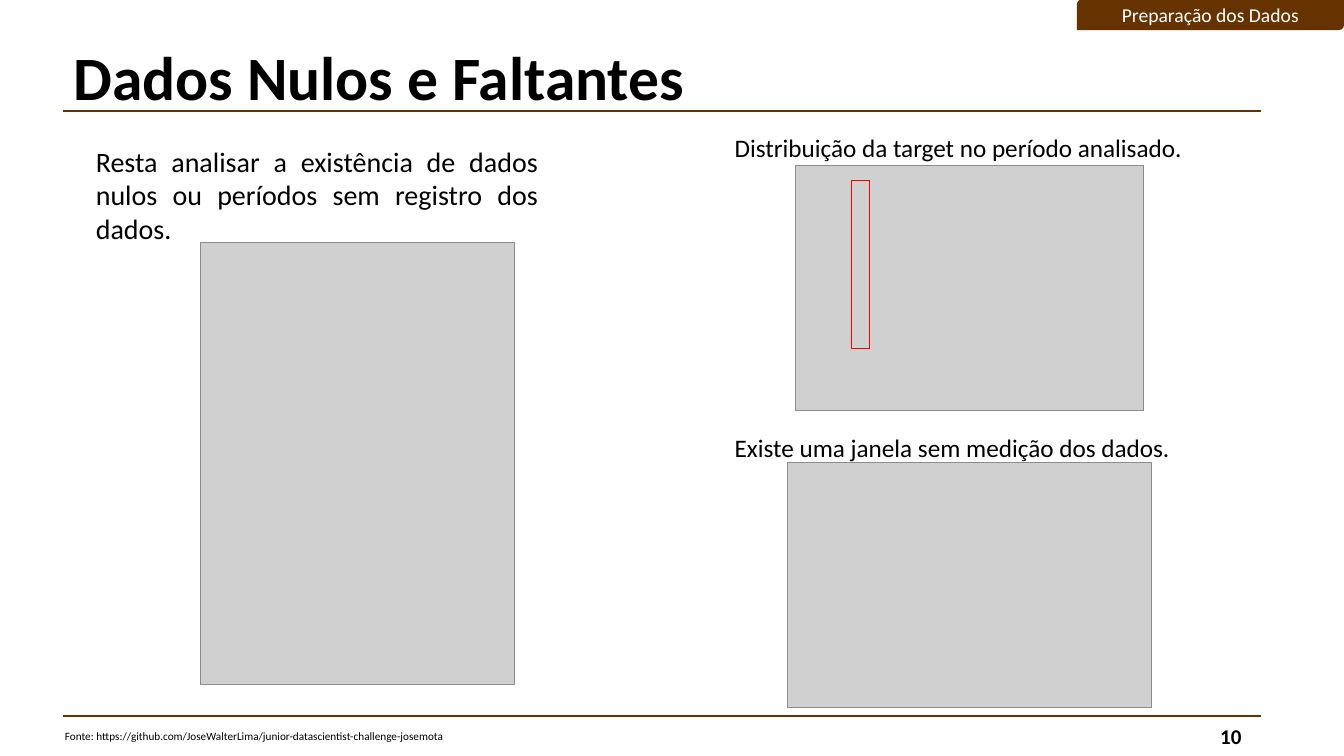
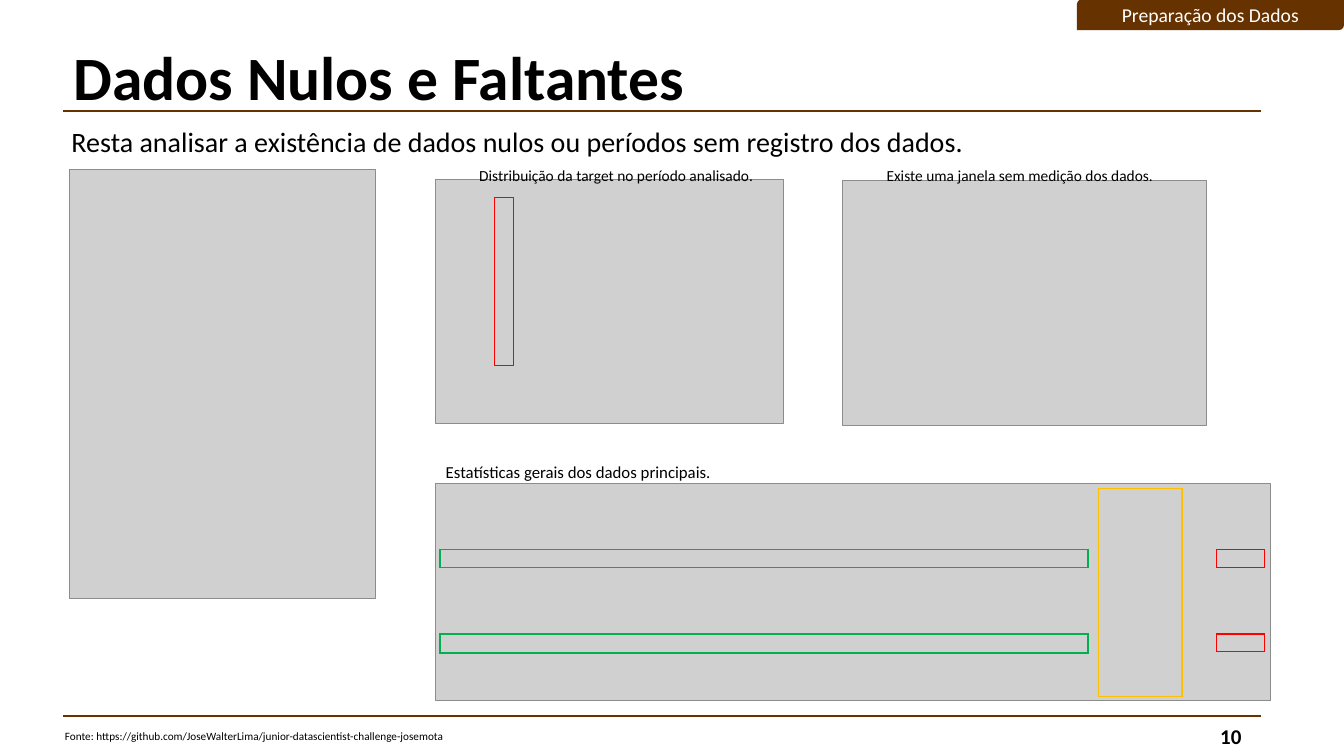
Before and after one commit to JoseWalterLima/junior-datascientist-challenge-josemota, a slide deck: slide 10 of ApresetançãoJWL.pptx. Drawn at 1344x756 pixels with LibreOffice and Linux fonts; fonts in the diff are those of the drawing; grey boxes stand for pictures. Boxes give left, top, right and bottom in pixels: in the first picture for what was removed or moved away, otherwise in the second. Text is boxed around its words. In the diff, an @@ line names an element or a change of style, - is before the commit and + after.

Commit message:
Ajuste estatísticas descritivas

```diff
--- a/ApresetançãoJWL.pptx
+++ b/ApresetançãoJWL.pptx
@@ text "Resta analisar a existência de ..." rewrapped from (x1=96, y1=152, x2=538, y2=240) to (x1=71, y1=132, x2=963, y2=157) @@
@@ picture resized from (x1=201, y1=242, x2=515, y2=685) to (x1=70, y1=169, x2=375, y2=599) @@
@@ picture moved from (x1=796, y1=166, x2=1143, y2=411) to (x1=436, y1=179, x2=783, y2=424) @@
@@ text "Distribuição da target no período ..." moved from (x1=735, y1=139, x2=1182, y2=162) to (x1=479, y1=168, x2=753, y2=184) @@
@@ text "Distribuição da target no período ..." at (x1=479, y1=168, x2=753, y2=184): size 18 to 11 pt @@
@@ text "Existe uma janela sem medição ..." at (x1=887, y1=168, x2=1153, y2=184): size 18 to 11 pt @@
@@ text "Existe uma janela sem medição ..." moved from (x1=735, y1=439, x2=1169, y2=464) to (x1=887, y1=168, x2=1153, y2=184) @@
@@ rectangle moved from (x1=851, y1=180, x2=870, y2=349) to (x1=495, y1=198, x2=514, y2=366) @@
@@ picture moved from (x1=787, y1=463, x2=1151, y2=708) to (x1=843, y1=180, x2=1207, y2=425) @@
@@ text added at (x1=446, y1=466, x2=711, y2=481), 12 pt, text #000000 @@
+Estatísticas gerais dos dados principais.
@@ picture added at (x1=436, y1=484, x2=1270, y2=701) @@
@@ rectangle added at (x1=1099, y1=488, x2=1183, y2=697), outline #FFC000 1 pt @@
@@ rectangle added at (x1=440, y1=550, x2=1088, y2=568), outline #00B050 1 pt @@
@@ rectangle added at (x1=1217, y1=549, x2=1265, y2=567), outline #FF0000 1 pt @@
@@ rectangle added at (x1=440, y1=634, x2=1088, y2=653), outline #00B050 1 pt @@
@@ rectangle added at (x1=1217, y1=634, x2=1265, y2=652), outline #FF0000 1 pt @@
```
Also in this commit, not shown: 1 other slide changed.
